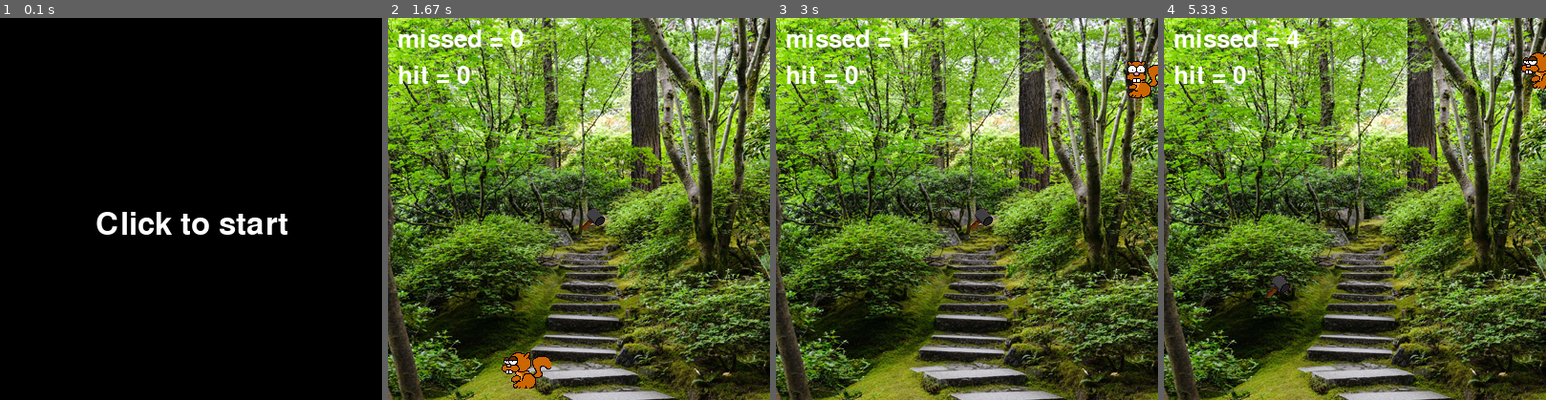
Above: before the commit, frames 1-4 (left to right).
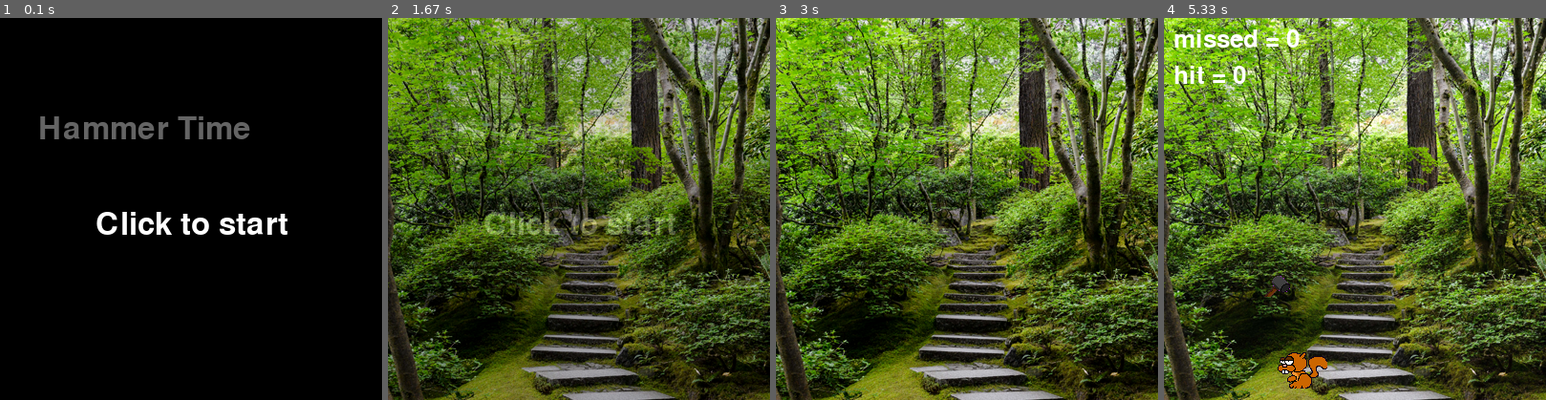
Above: after the commit, the same moments.

Repository: ihrom/HammerTimePygame
Game: pygame game, started from hammertime.py
Same seed, same stepped clock (60 frames per second), same inputs: the game is played once before the commit and once after it.
Inputs (mouse positions are in pixels of both pictures, inside the frame that each line leads up to):
- Up to frame 1 (0.1 s): no input
- Up to frame 2 (1.67 s): click (579, 209) at 0.38 s
- Up to frame 3 (3 s): no input
- Up to frame 4 (5.33 s): click (1343, 144) at 3.3 s; click (1293, 82) at 3.62 s; click (1488, 308) at 3.95 s; click (1492, 178) at 4.28 s; click (1232, 159) at 4.62 s; click (1240, 79) at 4.95 s; click (1263, 277) at 5.28 s

The runs differ from the first frame. In frame 1, 1.4% of the frame differs, in the area x 10-66%, y 25-32%; in frame 2, 45%, in the area x 0-100%, y 0-100%; in frame 3, 1.8%; in frame 4, 1.3%.

Commit message:
Added fade to title

Diff:
--- a/hammertime.py
+++ b/hammertime.py
@@ -35,11 +35,15 @@
         """Prepare player to play"""
         screen.fill(BLACK)
 
+        titlefont = pygame.font.SysFont('stencil', 48)
+        titletext = titlefont.render("Hammer Time", True, WHITE)
+        titletext.set_alpha(100)
+        screen.blit(titletext,[(40),(100)])
+
         startfont = pygame.font.SysFont(None, 48)
         starttext = startfont.render("Click to start", True, WHITE)
-        screen.blit(starttext,[(400/4),(400/2)])
-
-        pygame.display.flip()
+        screen.blit(starttext,[(100),(200)])
+
 
 class SpriteSheet(object):
     """Grab images out of sprite sheet."""
@@ -152,7 +156,7 @@
         self.hit = 0
         self.squirrel_clock = pygame.time.Clock()
         self.timer = 0
-        self.setTime = random.randint(2000,3000)
+        self.setTime = random.randint(5000,6000)
 
         #Create background
         self.background = Background()
@@ -204,6 +208,7 @@
 
     def game_screen(self,screen):
         """ Update the screen every loop """
+        self.background.image.set_alpha(None)     #A value of 10 makes trails with hammer!!!
         screen.blit(self.background.image,[0,0])
 
         if self.game_over:
@@ -224,8 +229,6 @@
             screen.blit(self.hammer.image,self.hammer.rect)
             screen.blit(self.squirrel.image,self.squirrel.rect)
 
-        pygame.display.flip()
-
 
 def main():
     """ Main program """
@@ -246,15 +249,25 @@
     while not clicked:
         clicked = start_game.check_start()
         start_game.start_window(screen)
+        pygame.display.flip()
         gameclock.tick(60)
 
     pygame.mouse.set_visible(False)
     game = Game()
+
+    fade_counter = 0
+    while fade_counter < 30:
+        game.background.image.set_alpha(30)
+        screen.blit(game.background.image,[0,0])
+        fade_counter += 1
+        pygame.display.flip()
+        gameclock.tick(10)
 
     while not done:
         done = game.process_events()
         game.game_action()
         game.game_screen(screen)
+        pygame.display.flip()
         gameclock.tick(60)
 
     pygame.quit()
